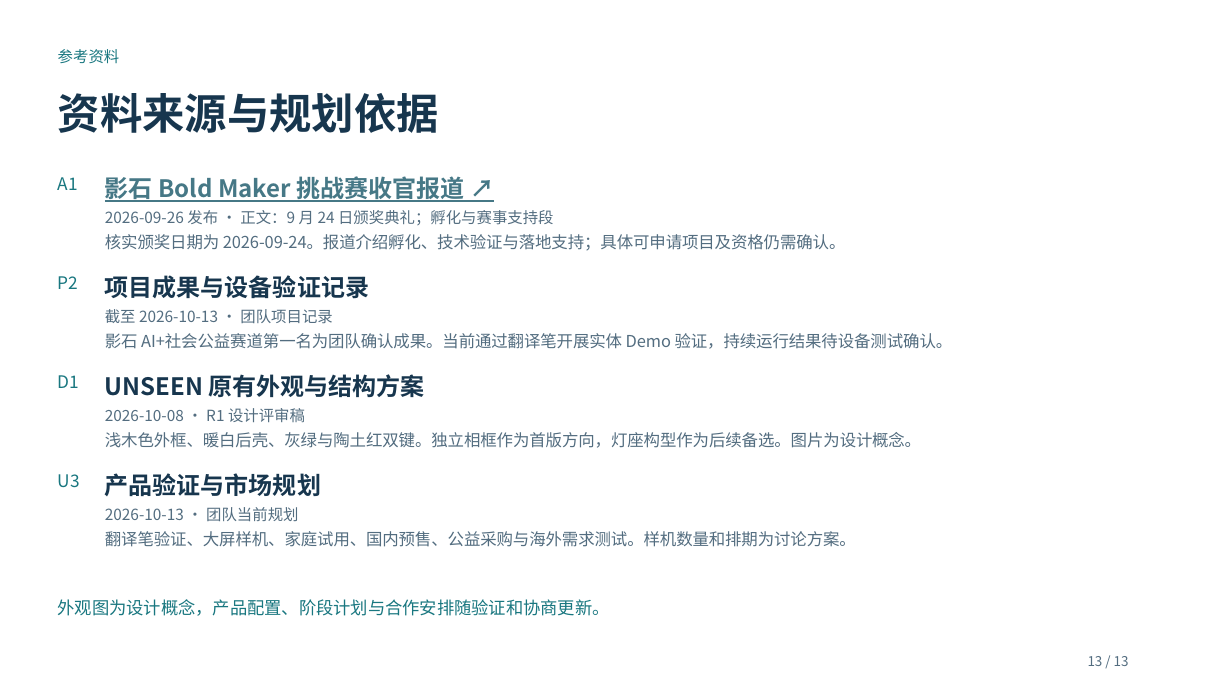
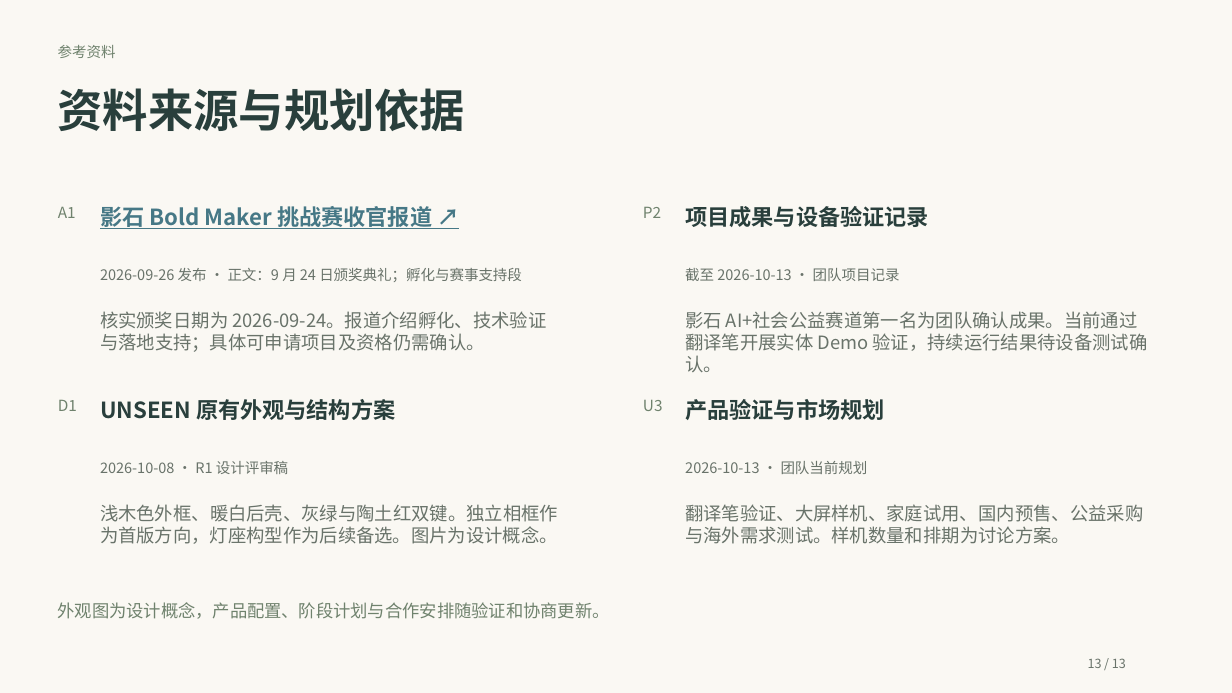
Before and after one commit to maxi-max-dev/maxi-max-dev.github.io, a slide deck: slide 13 of research/insta360-frame-discussion/unseen-insta360-discussion.pptx. Drawn at 1232x693 pixels with LibreOffice and Linux fonts; fonts in the diff are those of the drawing. Boxes give left, top, right and bottom in pixels: in the first picture for what was removed or moved away, otherwise in the second. Text is boxed around its words. In the diff, an @@ line names an element or a change of style, - is before the commit and + after.

Commit message:
Redesign investor deck around original UNSEEN frame visuals

```diff
--- a/research/insta360-frame-discussion/unseen-insta360-discussion.pptx
+++ b/research/insta360-frame-discussion/unseen-insta360-discussion.pptx
@@ background #FFFFFF to #FAF8F3 @@
@@ text "参考资料" at (58, 45, 116, 58): size 12 to 11.2 pt, text colour #197780 to #6F826D @@
@@ text "资料来源与规划依据" at (58, 88, 465, 131): size 33 to 35.2 pt, text colour #17364E to #293F3C @@
@@ text "A1": place and size @@
-text "A1" at (58, 177, 78, 190)
+text "A1" at (58, 207, 76, 218)
@@ text "影石 Bold Maker 挑战赛收官报道 ↗": place and size @@
-text "影石 Bold Maker 挑战赛收官报道 ↗" at (105, 172, 465, 203)
+text "影石 Bold Maker 挑战赛收官报道 ↗" at (100, 206, 432, 229)
@@ text "影石 Bold Maker 挑战赛收官报道 ↗" at (100, 206, 432, 229): size 18.8 to 17.2 pt @@
@@ text "P2": place and size @@
-text "P2" at (58, 276, 79, 289)
+text "P2" at (643, 207, 661, 218)
@@ text "项目成果与设备验证记录": place and size @@
-text "项目成果与设备验证记录" at (105, 275, 369, 299)
+text "项目成果与设备验证记录" at (685, 206, 929, 227)
@@ text "2026-09-26 发布 · 正文：9 月 ...": place and size @@
-text "2026-09-26 发布 · 正文：9 月 ..." at (105, 210, 554, 225)
+text "2026-09-26 发布 · 正文：9 月 ..." at (100, 268, 522, 282)
@@ text "截至 2026-10-13 · 团队项目记录": place and size @@
-text "截至 2026-10-13 · 团队项目记录" at (105, 309, 332, 324)
+text "截至 2026-10-13 · 团队项目记录" at (685, 268, 900, 281)
@@ text at (100, 311, 546, 352): text changed; size 12.8 to 14.2 pt; text colour #536D80 to #69736A @@
-核实颁奖日期为 2026-09-24。报道介绍孵化、技术验证与落地支持；具体可申请项目及资格仍需确认。
+核实颁奖日期为 2026-09-24。报道介绍孵化、技术验证
+与落地支持；具体可申请项目及资格仍需确认。
@@ text at (685, 311, 1148, 372): text changed; size 12.8 to 14.2 pt; text colour #536D80 to #69736A @@
-影石 AI+社会公益赛道第一名为团队确认成果。当前通过翻译笔开展实体 Demo 验证，持续运行结果待设备测试确认。
+影石 AI+社会公益赛道第一名为团队确认成果。当前通过
+翻译笔开展实体 Demo 验证，持续运行结果待设备测试确
+认。
@@ text "D1": place and size @@
-text "D1" at (58, 375, 79, 388)
+text "D1" at (58, 400, 77, 411)
@@ text "UNSEEN 原有外观与结构方案": place and size @@
-text "UNSEEN 原有外观与结构方案" at (105, 374, 425, 397)
+text "UNSEEN 原有外观与结构方案" at (100, 399, 395, 420)
@@ size 13.5 to 12 pt, text colour #197780 to #6F826D in 4 elements at (58, 400, 77, 411), (58, 207, 76, 218), (643, 207, 661, 218), (643, 400, 663, 411) @@
@@ text "U3": place and size @@
-text "U3" at (58, 474, 80, 488)
+text "U3" at (643, 400, 663, 411)
@@ size 18.8 to 17.2 pt, text colour #17364E to #293F3C in 3 elements at (100, 399, 395, 420), (685, 206, 929, 227), (685, 399, 884, 420) @@
@@ text "产品验证与市场规划": place and size @@
-text "产品验证与市场规划" at (105, 473, 321, 496)
+text "产品验证与市场规划" at (685, 399, 884, 420)
@@ text "2026-10-08 · R1 设计评审稿": place and size @@
-text "2026-10-08 · R1 设计评审稿" at (105, 408, 305, 422)
+text "2026-10-08 · R1 设计评审稿" at (100, 461, 288, 474)
@@ size 12 to 11.2 pt, text colour #536D80 to #69736A in 4 elements at (100, 268, 522, 282), (685, 268, 900, 281), (100, 461, 288, 474), (685, 461, 868, 474) @@
@@ text "2026-10-13 · 团队当前规划": place and size @@
-text "2026-10-13 · 团队当前规划" at (105, 507, 298, 522)
+text "2026-10-13 · 团队当前规划" at (685, 461, 868, 474)
@@ text at (100, 504, 558, 544): text changed; size 12.8 to 14.2 pt; text colour #536D80 to #69736A @@
-浅木色外框、暖白后壳、灰绿与陶土红双键。独立相框作为首版方向，灯座构型作为后续备选。图片为设计概念。
+浅木色外框、暖白后壳、灰绿与陶土红双键。独立相框作
+为首版方向，灯座构型作为后续备选。图片为设计概念。
@@ text at (685, 504, 1143, 544): text changed; size 12.8 to 14.2 pt; text colour #536D80 to #69736A @@
-翻译笔验证、大屏样机、家庭试用、国内预售、公益采购与海外需求测试。样机数量和排期为讨论方案。
+翻译笔验证、大屏样机、家庭试用、国内预售、公益采购
+与海外需求测试。样机数量和排期为讨论方案。
@@ text "外观图为设计概念，产品配置、阶段计划与合作安排随验证和协商更新。" at (58, 602, 610, 619): text colour #197780 to #6F826D @@
@@ text "13 / 13" at (1088, 658, 1126, 668): size 10.5 to 9.8 pt, text colour #536D80 to #69736A @@
```
Also in this commit, not shown: 12 other slides changed, 10 other files.
